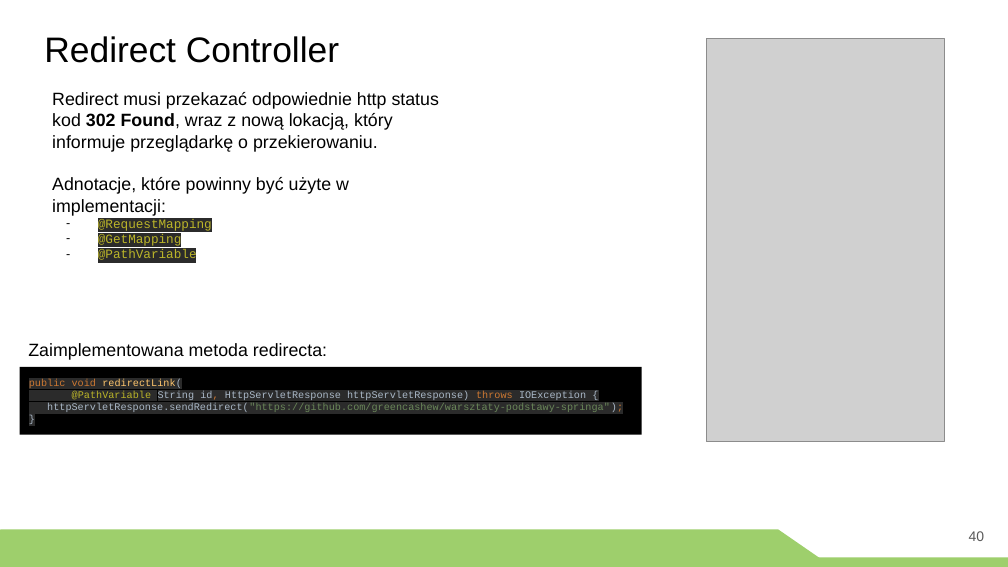
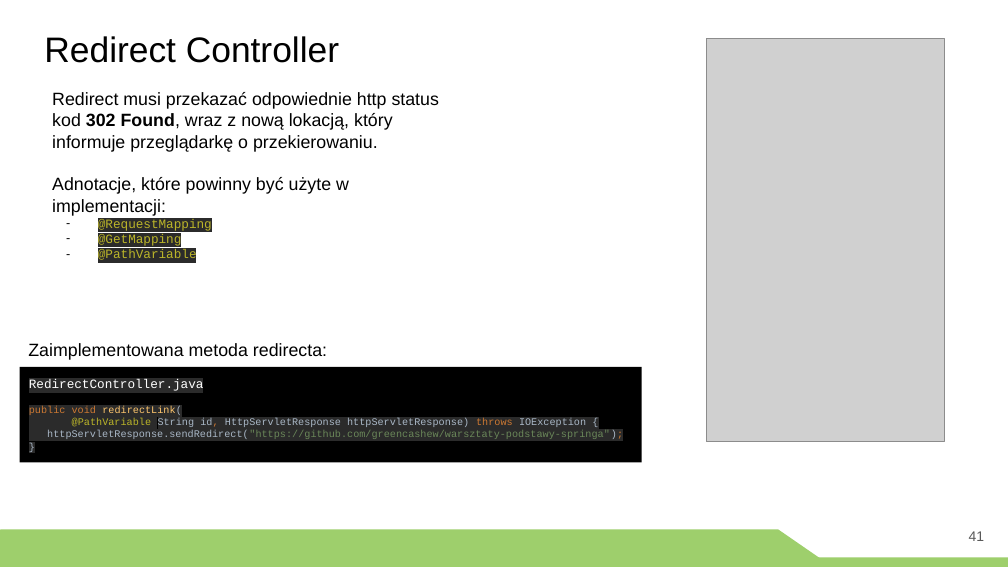
Before and after one commit to greencashew/warsztaty-podstawy-springa, a slide deck: slide 41 of prezentacja/szkolenie spring.pptx (slide 40 before the commit). Drawn at 1008x567 pixels with LibreOffice and Linux fonts; fonts in the diff are those of the drawing; grey boxes stand for pictures. Boxes give left, top, right and bottom in pixels: in the first picture for what was removed or moved away, otherwise in the second. Text is boxed around its words. In the diff, an @@ line names an element or a change of style, - is before the commit and + after.

```diff
--- a/prezentacja/szkolenie spring.pptx
+++ b/prezentacja/szkolenie spring.pptx
@@ rectangle "RedirectController.java": place and size @@
-rectangle "RedirectController.java" at [20, 367, 642, 434]
+rectangle "RedirectController.java" at [20, 367, 642, 462]
@@ text in rectangle at [29, 379, 204, 392]: paragraph added @@
+RedirectController.java
@@ page number at [969, 531, 985, 541]: text changed @@
-40
+41
```
Also in this commit, not shown: 14 other slides changed, 1 slide added, 1 other file.
